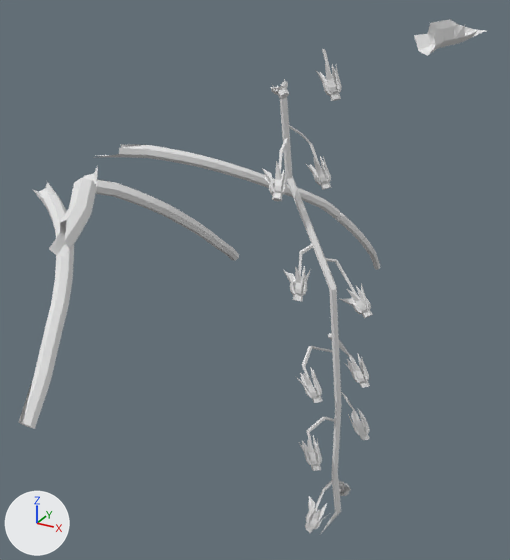
Renders of the OBJ model meshes/env/plants/v3_rachis2.obj from each side of a commit.
Camera for both pictures: a 50 mm lens placed at (0.171, -0.284, 0.059), pointed at (0.006, 0.017, -0.092). The axes (+X, +Y, +Z) are drawn at lower left. The lights are the same throughout. The first picture is the older version. Where no turn or scale is listed for an object, it has been applied to the vertices. Vertices at exactly the same position are counted once.

Before the edit, the objects in view are built like this:
```python
me_v3_rachis2 = bpy.data.meshes.new('v3_rachis2')
me_v3_rachis2.from_pydata(...)  # 1569 vertices, 2937 faces; spans x -0.11..0.11, y -0.145..0.164, z -0.242..0.041
ob_v3_rachis2 = bpy.data.objects.new('v3_rachis2', me_v3_rachis2)
ob_v3_rachis2.location = (0.0, 0.0, 0.0)
```
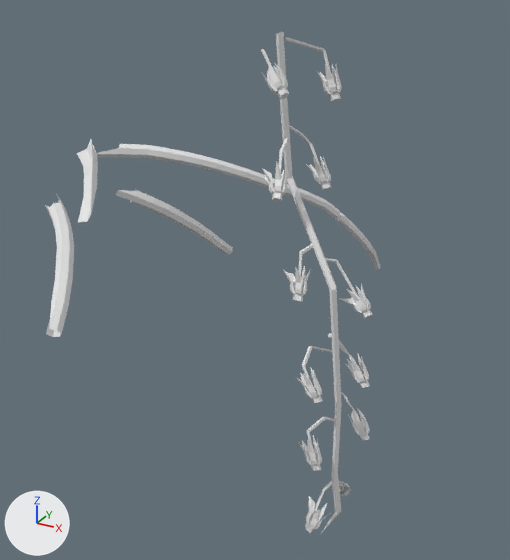
The change, as a diff of the scene's bpy script:
```diff
--- a/meshes/env/plants/v3_rachis2.obj.py
+++ b/meshes/env/plants/v3_rachis2.obj.py
@@ me_v3_rachis2 @@
 # used by ob_v3_rachis2; location = (0.0, 0.0, 0.0)
-me_v3_rachis2.from_pydata(...)  # 1569 vertices, 2937 faces; spans x -0.11..0.11, y -0.145..0.164, z -0.242..0.041
+me_v3_rachis2.from_pydata(...)  # 1554 vertices, 2941 faces; spans x -0.094..0.071, y -0.12..0.164, z -0.242..0.032
+# me_v3_rachis2 part 1: the loose piece of 30 vertices spanning x 0.087..0.11, y -0.012..0.017, z 0.029..0.041 is deleted
+# me_v3_rachis2 part 2
+# 38 vertices are removed from x -0.11..0.008, y -0.12..0.034, z -0.064..-0.013
+# 67 faces are deleted
+# 23 vertices are added at x -0.072..-0.02, y -0.071..-0.014, z -0.027..-0.009
+# 36 new faces join them
+# me_v3_rachis2 part 3
+# 8 vertices are removed from x -0.075..-0.068, y 0.112..0.129, z -0.134..-0.119
+# 17 faces are deleted
+# me_v3_rachis2 part 4
+# 15 vertices are removed from x -0.006..0.007, y -0.145..-0.121, z -0.088..-0.062
+# 30 faces are deleted
+# me_v3_rachis2 part 5
+# 53 vertices are added at x 0.013..0.031, y 0.003..0.04, z 0.012..0.032
+# 120 new faces join them
```

Changed parts and their boxes [x1, y1, x2, y2] in the pictures (510 x 560 px):
'v3_rachis2', reshaped (28% narrower): before [19, 19, 486, 533]; after [45, 32, 380, 533]
part 1 of me_v3_rachis2, deleted: before [414, 19, 486, 56]
part 2 of me_v3_rachis2, cut back: before [32, 177, 136, 256]; after [77, 139, 141, 187]
part 3 of me_v3_rachis2, deleted: before [226, 248, 239, 261]
part 4 of me_v3_rachis2, deleted: before [19, 306, 62, 428]
part 5 of me_v3_rachis2, added: after [261, 32, 324, 91]
